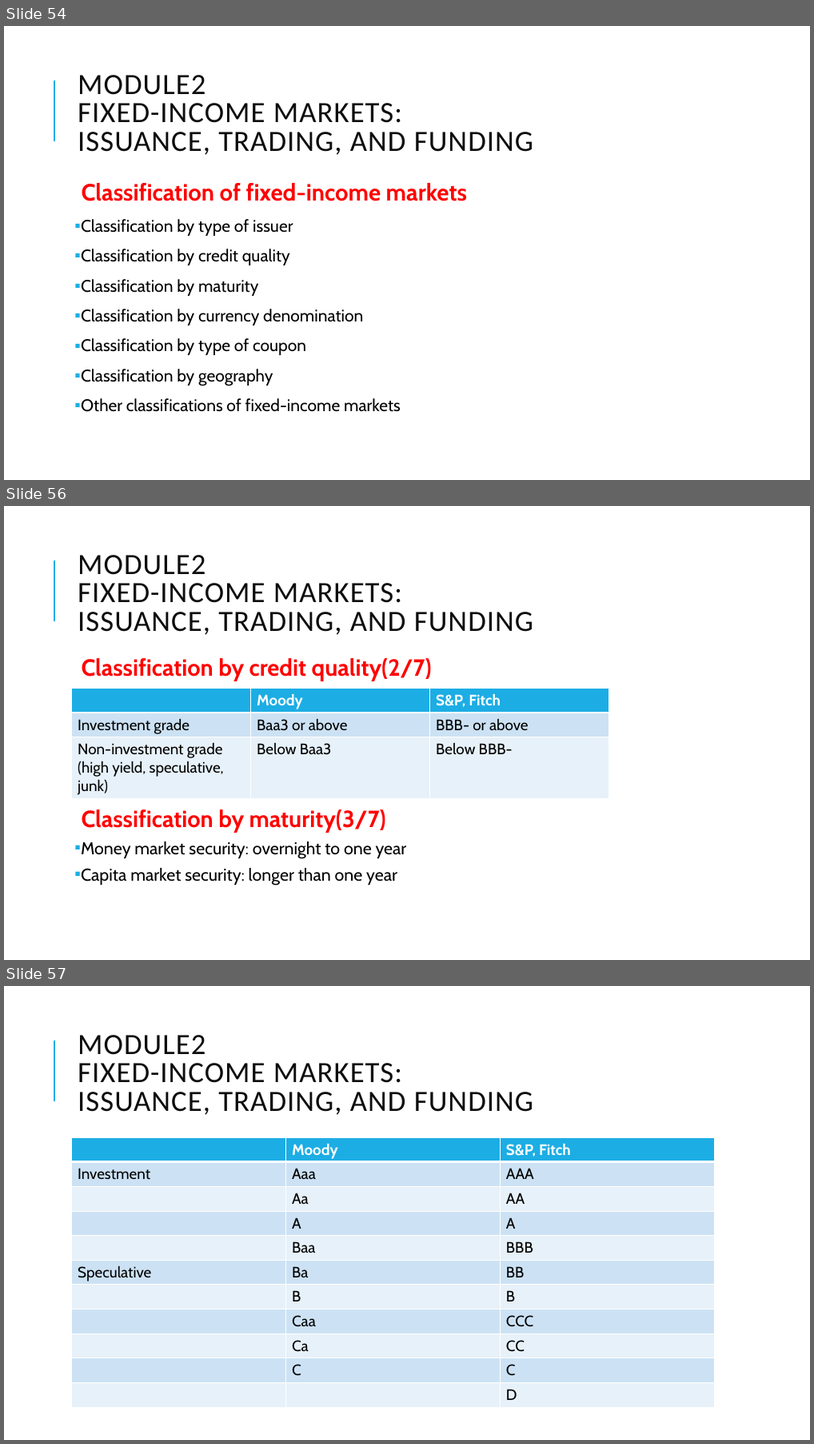
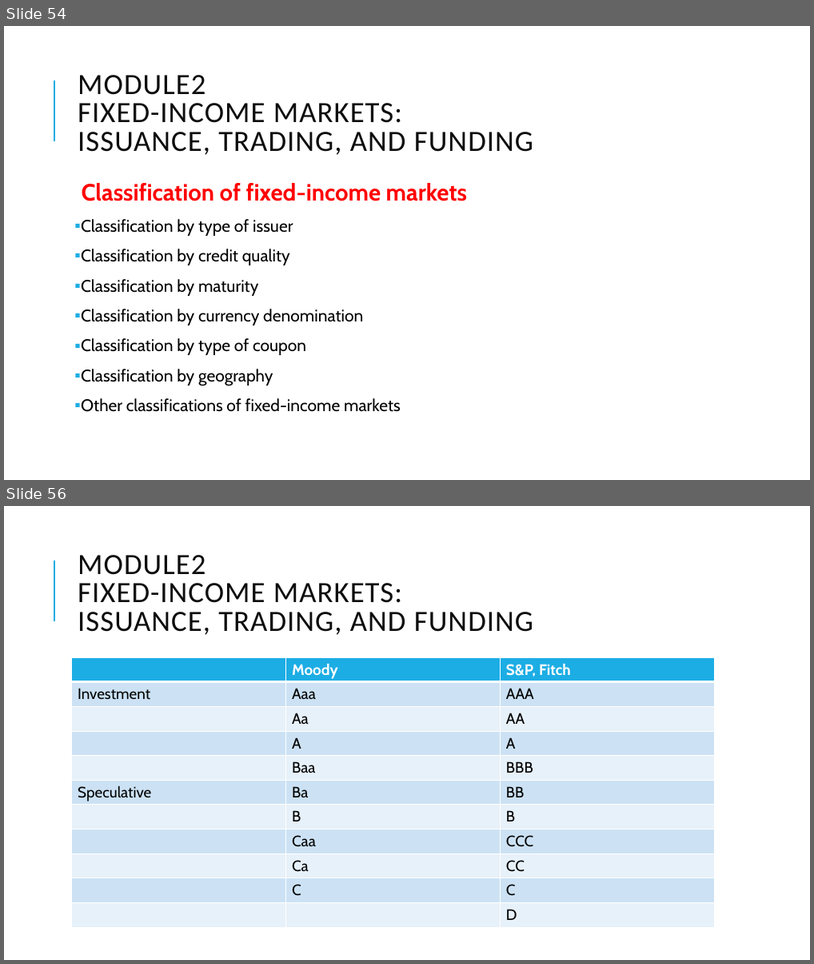
Before and after one commit to Isco0530/data, a slide deck: Fixed Income.pptx. Shown one above the other, each under a label of ours: slides 54, 56 and 57 before the commit, slides 54 and 56 after it; the slides between them are not shown. The pictures are 814x1444 and 814x964 pixels, drawn with LibreOffice and Linux fonts; fonts in the diff are those of the drawing. Boxes give left, top, right and bottom in pixels: in the first picture for what was removed or moved away, otherwise in the second. Text is boxed around its words. In the diff, an @@ line names an element or a change of style, - is before the commit and + after.

```diff
--- a/Fixed Income.pptx
+++ b/Fixed Income.pptx
@@ slide 56 removed at [4, 506, 810, 960], background #FFFFFF; not listed: 1 template element that a slide beside it also shows @@
@@ title removed at [78, 555, 534, 635] @@
-MODULE2
-FIXED-INCOME MARKETS:
-ISSUANCE, TRADING, AND FUNDING
@@ text removed at [81, 658, 432, 885] @@
-  Classification by credit quality(2/7)
-  Classification by maturity(3/7)
-▪ Money market security: overnight to one year
-▪ Capita market security: longer than one year
@@ table removed at [72, 688, 609, 798], 3 rows, 3 columns @@
- | Moody | S&P, Fitch
-Investment grade | Baa3 or above | BBB- or above
-Non-investment grade / (high yield, speculative, junk) | Below Baa3 | Below BBB-
@@ what was slide 57 is now slide 56 @@
```
Also in this commit, not shown: 3 slides changed, 2 slides added.
